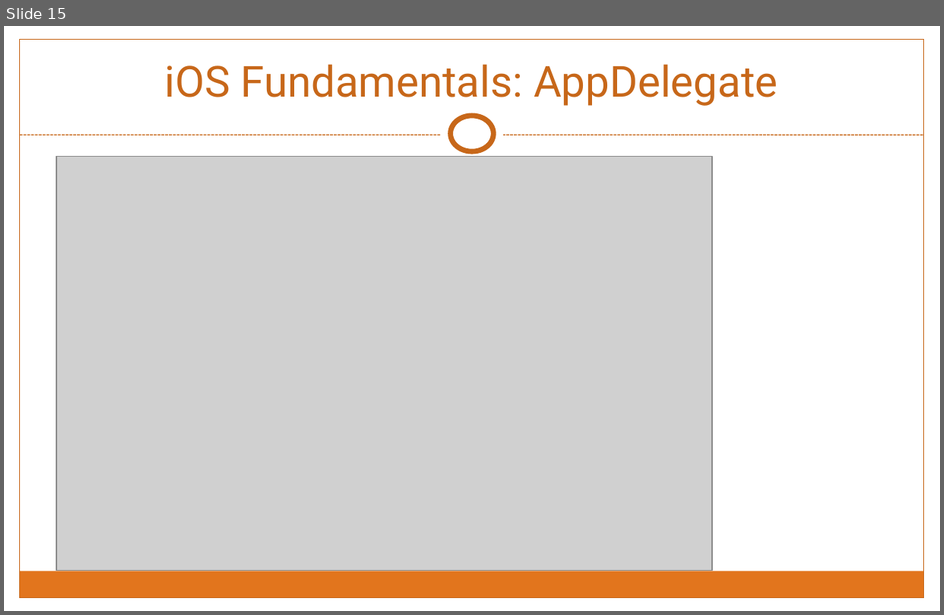
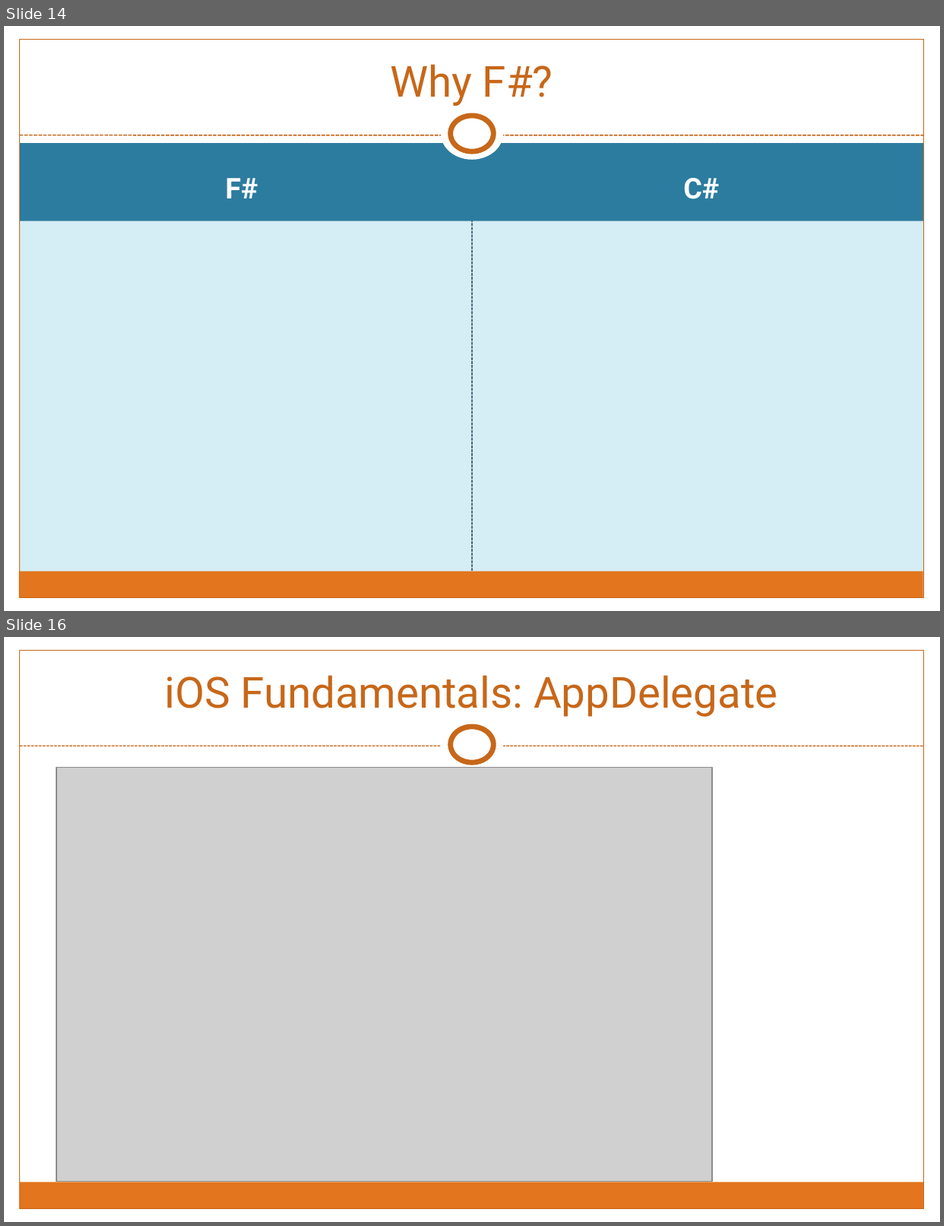
Before and after one commit to rachelblasucci/Current-Talks, a slide deck: Intro to Xamarin F#/F#-iOS.pptx. Shown one above the other, each under a label of ours: slide 15 before the commit, slides 14 and 16 after it; the slides between them are not shown. The pictures are 944x615 and 944x1226 pixels, drawn with LibreOffice and Linux fonts; fonts in the diff are those of the drawing; grey boxes stand for pictures. Boxes give left, top, right and bottom in pixels: in the first picture for what was removed or moved away, otherwise in the second. Text is boxed around its words. In the diff, an @@ line names an element or a change of style, - is before the commit and + after.

```diff
--- a/Intro to Xamarin F#/F#-iOS.pptx
+++ b/Intro to Xamarin F#/F#-iOS.pptx
@@ slide 14 added at (x1=4, y1=26, x2=940, y2=611), background #D5EDF4; not listed: 5 template elements that a slide beside it also shows @@
@@ rectangle added at (x1=4, y1=26, x2=940, y2=150), fill #FFFFFF @@
@@ title added at (x1=390, y1=64, x2=553, y2=106), 33 pt, text #C7671A @@
+Why F#?
@@ line added from (20, 135) to (924, 135), #C7671A 0.9 pt dashed @@
@@ rectangle added at (x1=20, y1=143, x2=924, y2=221), fill #2C7C9F @@
@@ text added at (x1=225, y1=178, x2=258, y2=199), 22 pt, text #FFFFFF, bold @@
+F#
@@ text added at (x1=683, y1=178, x2=719, y2=199), 22 pt, text #FFFFFF, bold @@
+C#
@@ line added from (472, 571) to (472, 214), #09213B 0.75 pt dashed @@
@@ rectangle added at (x1=19, y1=572, x2=924, y2=598), fill #E2751D @@
@@ rectangle added at (x1=4, y1=598, x2=940, y2=611), fill #FFFFFF @@
@@ what was slide 15 is now slide 16 @@
```
Also in this commit, not shown: 4 slides changed, 5 other files.
